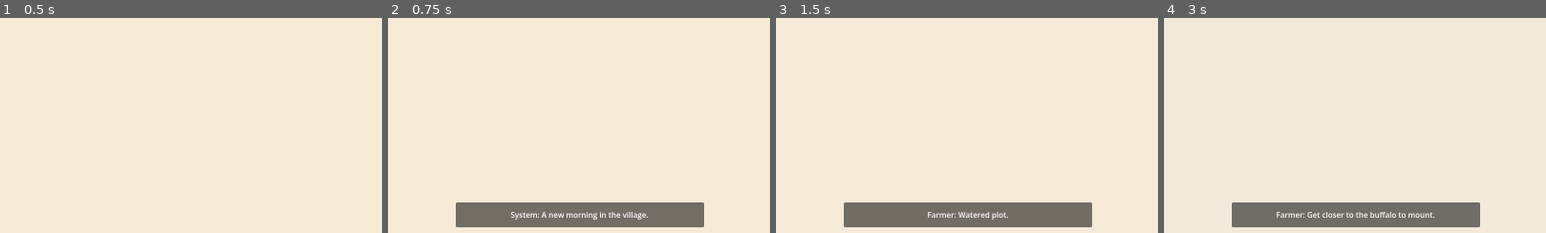
Above: before the commit, frames 1-4 (left to right).
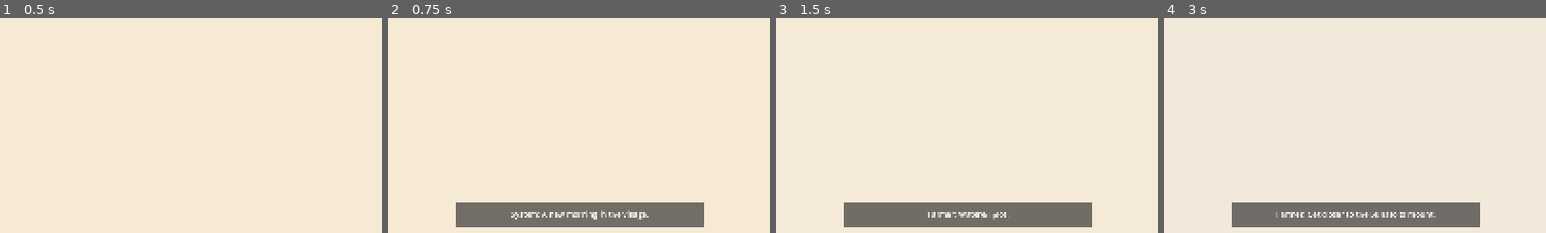
Above: after the commit, the same moments.

Repository: GRITui/slowlife-simulator
Game: Godot game, scene res://scenes/core/Main.tscn
The game is run twice, just before and just after one commit, with the same random seed, the same clock (stepped at 60 frames per second) and the same inputs.
Inputs (mouse positions are % of the whole screen's width and height, from its top left):
- Up to frame 1 (0.5 s): no input
- Up to frame 2 (0.75 s): click "New Game" at 0.5 s
- Up to frame 3 (1.5 s): tap E (interact) at 1.25 s; move the mouse to (72, 45) at 1.27 s; hold Right (move_right) from 1.28 s (still down); hold E (interact) from 1.28 s (still down); click (72, 45) at 1.42 s
- Up to frame 4 (3 s): release Right (move_right) at 2 s; release E (interact) at 2 s; drag from (30, 55) to (79, 10) at 2.02 s; tap E (interact) at 2.75 s; move the mouse to (60, 28) at 2.77 s; hold Right (move_right) from 2.78 s (still down); tap R at 2.85 s
The pictures show only the part of the screen within x 25-75%, y 50-100%; the shares and areas given below are measured in that part.

Frame 1 is identical in both runs. In frame 2, 0.6% of the frame differs, in the area x 17-83%, y 85-98%; in frame 3, 0.3%; in frame 4, 0.7%.

Commit message:
feat(ios): configure mobile stretch mode + landscape orientation lock (fixes #174)
canvas_items/expand stretch mode was already spec'd in
docs/ios_export_template.md but never applied to project.godot.
Adds landscape orientation lock matching the 1600x900 design.
Gates: 100/50/6 green, y-sort unchanged at 48/48.

Diff:
--- a/project.godot
+++ b/project.godot
@@ -44,6 +44,9 @@
 
 window/size/viewport_width=1600
 window/size/viewport_height=900
+window/stretch/mode="canvas_items"
+window/stretch/aspect="expand"
+window/handheld/orientation="landscape"
 
 [input]
 
